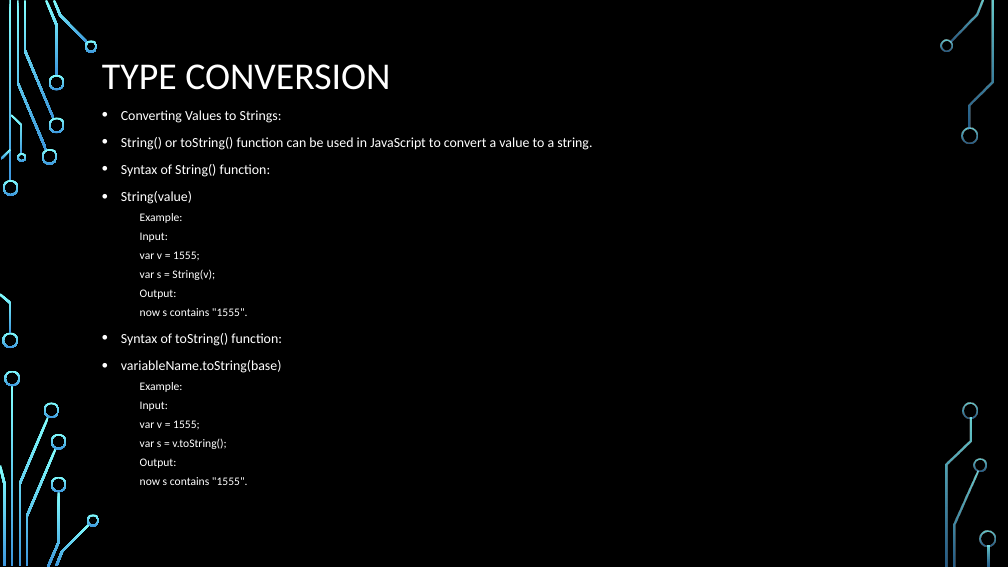
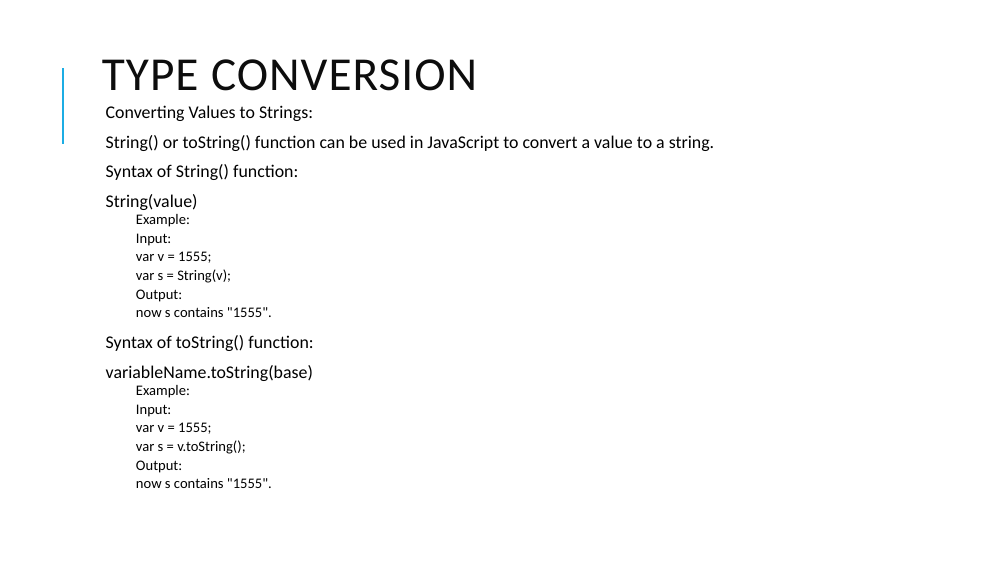
Before and after one commit to PramodJana/JavaScript, a slide deck: slide 15 of GFG JS Course Curriculam/Articles/001 Basics of JavaScript.pptx. Drawn at 1008x567 pixels with LibreOffice and Linux fonts; fonts in the diff are those of the drawing; background and template pictures are left out. Boxes give left, top, right and bottom in pixels: in the first picture for what was removed or moved away, otherwise in the second. Text is boxed around its words. In the diff, an @@ line names an element or a change of style, - is before the commit and + after.

```diff
--- a/GFG JS Course Curriculam/Articles/001 Basics of JavaScript.pptx
+++ b/GFG JS Course Curriculam/Articles/001 Basics of JavaScript.pptx
@@ background picture (left out) to #FFFFFF @@
@@ title "TYPE CONVERSION" at (102,59,477,91): size 36 to 45 pt, text colour #FFFFFF to #0D0D0D, letter spacing 0 to 1 pt; line spacing 0.9 to 0.8 @@
@@ line added from (63, 144) to (63, 68), #1CADE4 1.5 pt @@
@@ text "Converting Values to Strings:" at (106,105,714,488): size 13.2 to 17.1 pt in "Converting Values to Strings:", "String() or toString() function can be used ...", "Syntax of String() function:", "String(value)" and 2 more places; text colour #FFFFFF to #000000; size 11 to 13.9 pt in "Example:", "Input:", "var v = 1555;", "var s = String(v);" and 8 more places; bullet • to  ; line spacing 1 to 0.7; more space between paragraphs @@
@@ group removed at (0,0,996,567): 33 freeform shapes, 3 rectangles @@
```
Also in this commit, not shown: 15 other slides changed.
